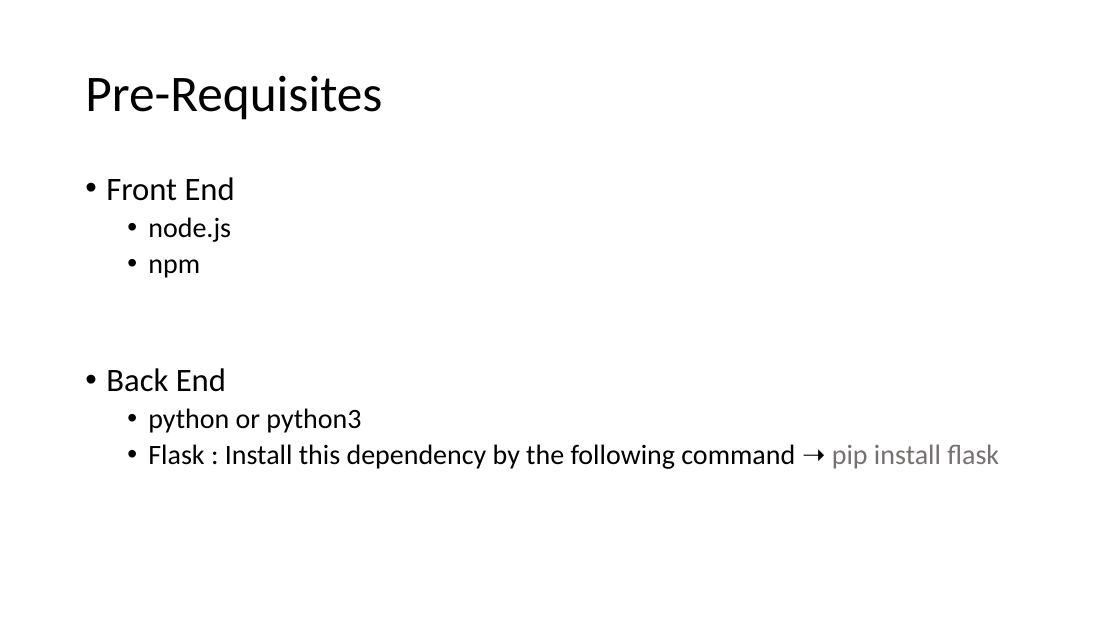
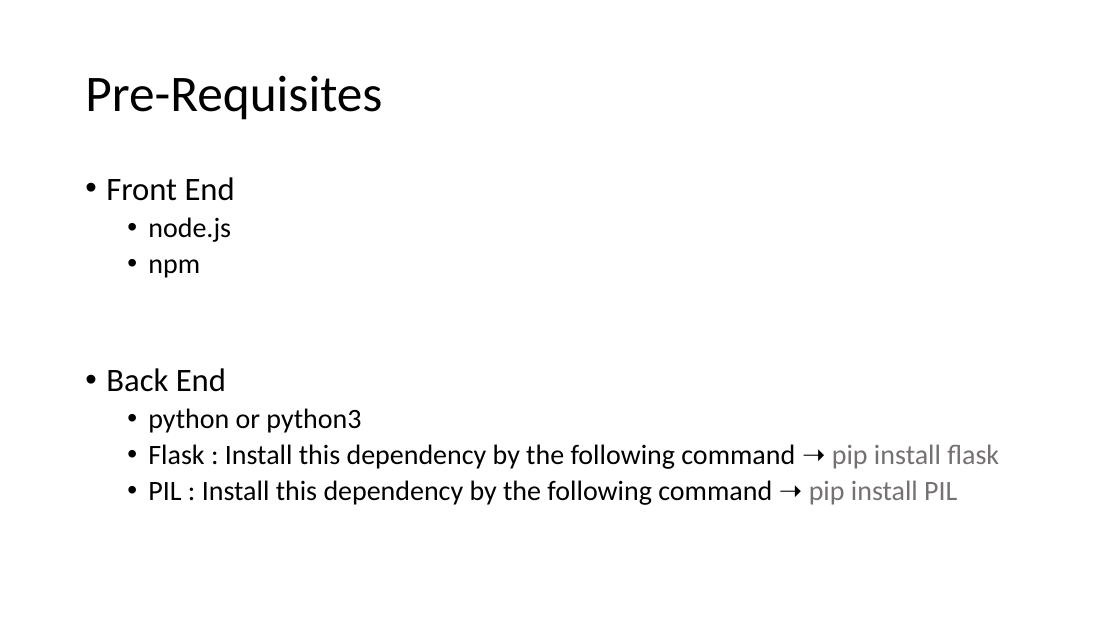
Before and after one commit to Saha-Kuljit-Shantanu/Image_Query_by_Analysing_Histogram_Distance, a slide deck: slide 2 of How to Run this project.pptx. Drawn at 1120x630 pixels with LibreOffice and Linux fonts; fonts in the diff are those of the drawing. Boxes give left, top, right and bottom in pixels: in the first picture for what was removed or moved away, otherwise in the second. Text is boxed around its words. In the diff, an @@ line names an element or a change of style, - is before the commit and + after.

```diff
--- a/How to Run this project.pptx
+++ b/How to Run this project.pptx
@@ text at [148, 480, 957, 505]: paragraph added @@
+  • PIL : Install this dependency by the following command ➝ pip install PIL
```
Also in this commit, not shown: 1 other file.
